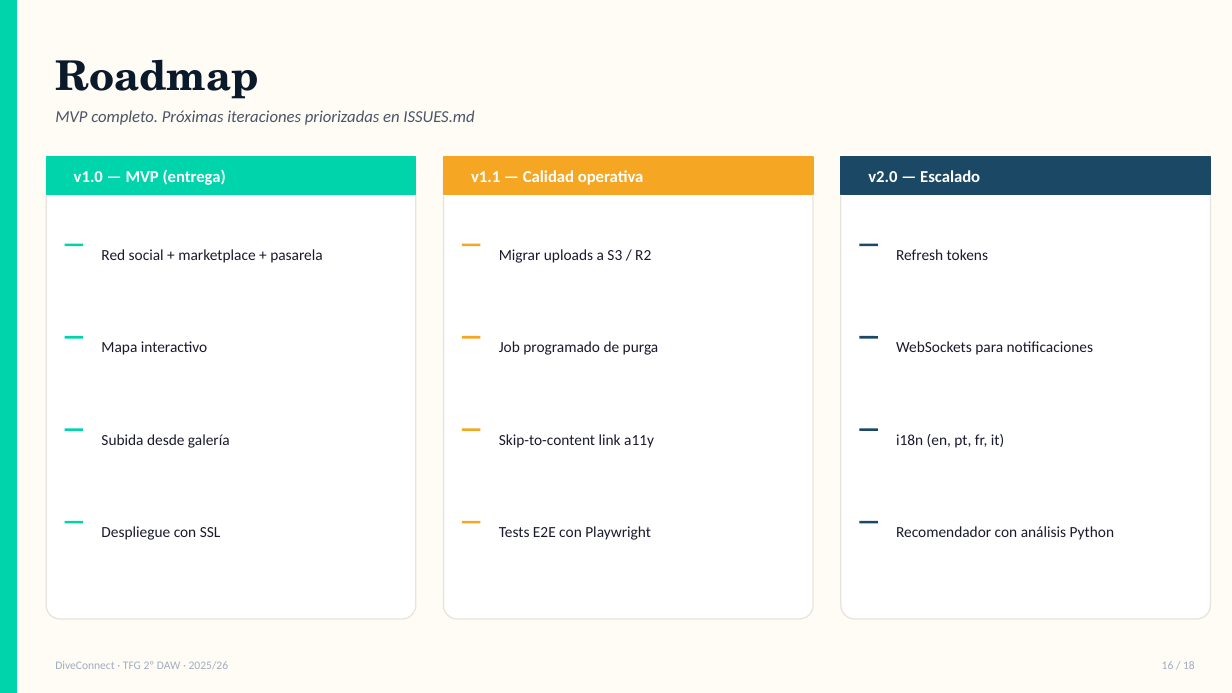
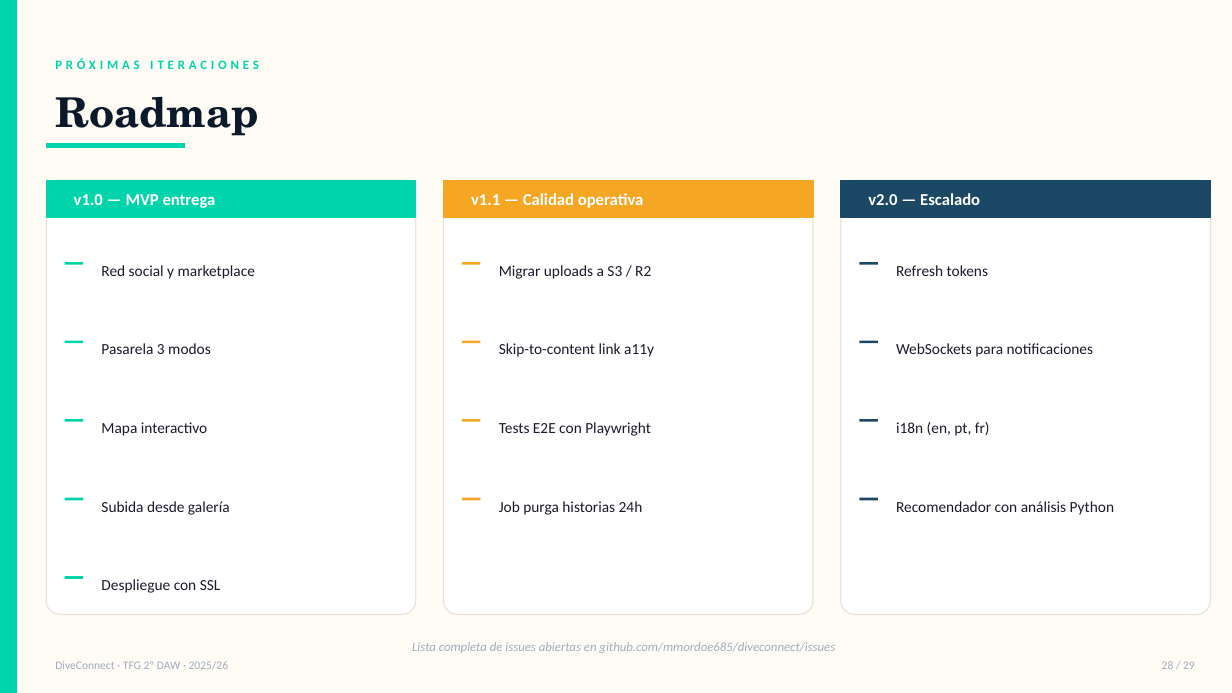
Before and after one commit to mmordoe685/diveconnect, a slide deck: slide 29 of docs/DiveConnect-Defensa.pptx (slide 17 before the commit). Drawn at 1232x693 pixels with LibreOffice and Linux fonts; fonts in the diff are those of the drawing. Boxes give left, top, right and bottom in pixels: in the first picture for what was removed or moved away, otherwise in the second. Text is boxed around its words. In the diff, an @@ line names an element or a change of style, - is before the commit and + after.

```diff
--- a/docs/DiveConnect-Defensa.pptx
+++ b/docs/DiveConnect-Defensa.pptx
@@ text at [55,59,259,69]: text changed; size 13 to 10 pt; text colour #4A5568 to #00D4AA; bold on; italic off @@
-MVP completo. Próximas iteraciones priorizadas en ISSUES.md
+PRÓXIMAS ITERACIONES
@@ text "Roadmap": place and size @@
-text "Roadmap" at [55,59,259,99]
+text "Roadmap" at [55,96,259,136]
@@ rectangle added at [46,143,185,148], fill #00D4AA, outline #00D4AA 1 pt @@
@@ rounded rectangle: place and size @@
-rounded rectangle at [46,157,416,619]
+rounded rectangle at [46,180,416,615]
@@ text at [74,194,216,208]: text changed @@
-v1.0 — MVP (entrega)
+v1.0 — MVP entrega
@@ rounded rectangle: place and size @@
-rounded rectangle at [444,157,813,619]
+rounded rectangle at [444,180,813,615]
@@ 3 rectangles, 2 texts: place and size @@
-3 rectangles, 2 texts at [46,157,1211,194]
+3 rectangles, 2 texts at [46,180,1211,217]
@@ rounded rectangle: place and size @@
-rounded rectangle at [841,157,1211,619]
+rounded rectangle at [841,180,1211,615]
@@ text at [101,265,255,279]: text changed @@
-Red social + marketplace + pasarela
+Red social y marketplace
@@ 3 lines: place and size @@
-3 lines at [65,245,878,245]
+3 lines at [65,263,878,263]
@@ text "Migrar uploads a S3 / ...": place and size @@
-text "Migrar uploads a S3 / ..." at [499,249,651,263]
+text "Migrar uploads a S3 / ..." at [499,265,651,279]
@@ text "Refresh tokens": place and size @@
-text "Refresh tokens" at [896,249,988,260]
+text "Refresh tokens" at [896,265,988,276]
@@ text "Skip-to-content link a11y": place and size @@
-text "Skip-to-content link a11y" at [499,434,654,448]
+text "Skip-to-content link a11y" at [499,343,654,357]
@@ text added at [101,343,211,354], 12 pt, text #1A1A2E @@
+Pasarela 3 modos
@@ text removed at [499,341,659,355] @@
-Job programado de purga
@@ 3 lines: place and size @@
-3 lines at [65,337,878,337]
+3 lines at [65,342,878,342]
@@ text "Mapa interactivo": place and size @@
-text "Mapa interactivo" at [101,341,207,355]
+text "Mapa interactivo" at [101,422,207,436]
@@ text "Tests E2E con Playwright": place and size @@
-text "Tests E2E con Playwright" at [499,526,651,540]
+text "Tests E2E con Playwright" at [499,422,651,436]
@@ 3 lines: place and size @@
-3 lines at [65,430,878,430]
+3 lines at [65,421,878,421]
@@ text at [896,422,990,436]: text changed @@
-i18n (en, pt, fr, it)
+i18n (en, pt, fr)
@@ text "Subida desde galería": place and size @@
-text "Subida desde galería" at [101,434,230,448]
+text "Subida desde galería" at [101,501,230,515]
@@ text added at [499,501,643,515], 12 pt, text #1A1A2E @@
+Job purga historias 24h
@@ 3 lines: place and size @@
-3 lines at [65,522,878,522]
+3 lines at [65,499,878,499]
@@ text "Recomendador con análisis Python": place and size @@
-text "Recomendador con análisis Python" at [896,526,1114,540]
+text "Recomendador con análisis Python" at [896,501,1114,515]
@@ text "Despliegue con SSL": place and size @@
-text "Despliegue con SSL" at [101,526,221,540]
+text "Despliegue con SSL" at [101,579,221,593]
@@ line added from (65, 578) to (83, 578), #00D4AA 2 pt @@
@@ text added at [412,642,835,653], 10 pt, text #A0AEC0, italic @@
+Lista completa de issues abiertas en github.com/mmordoe685/diveconnect/issues
@@ text at [1162,661,1195,669]: text changed @@
-16 / 18
+28 / 29
```
Also in this commit, not shown: 10 other slides changed, 19 slides added, 7 slides removed, 2 other files.
